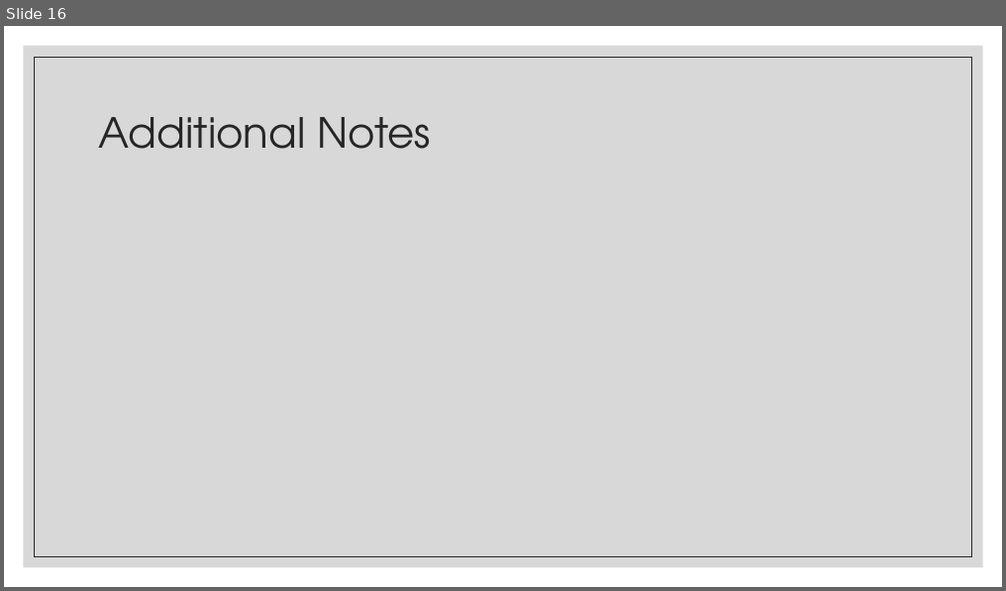
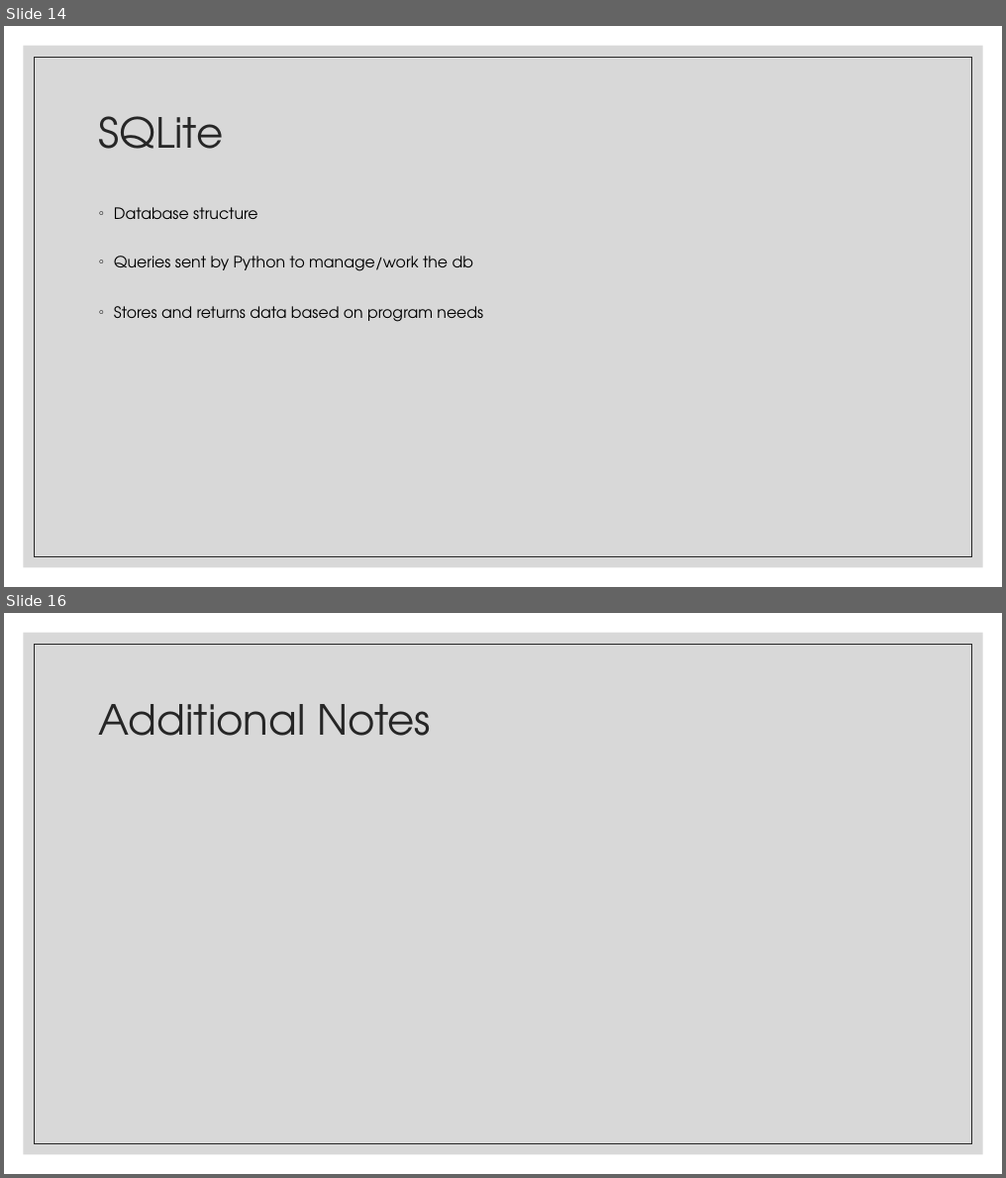
Before and after one commit to KershawK5646/CapstoneProject, a slide deck: Presentation/MakerSpace-1.pptx. Shown one above the other, each under a label of ours: slide 16 before the commit, slides 14 and 16 after it; the slides between them are not shown. The pictures are 1006x591 and 1006x1178 pixels, drawn with LibreOffice and Linux fonts; fonts in the diff are those of the drawing. Boxes give left, top, right and bottom in pixels: in the first picture for what was removed or moved away, otherwise in the second. Text is boxed around its words. In the diff, an @@ line names an element or a change of style, - is before the commit and + after.

```diff
--- a/Presentation/MakerSpace-1.pptx
+++ b/Presentation/MakerSpace-1.pptx
@@ slide 14 added at [4,26,1002,587], background #FFFFFF; not listed: 2 template elements that a slide beside it also shows @@
@@ title added at [99,116,224,149], 40 pt, text #262626 @@
+SQLite
@@ text added at [114,207,483,322], 15 pt, text #000000 @@
+◦ Database structure
+◦ Queries sent by Python to manage/work the db
+◦ Stores and returns data based on program needs
```
Also in this commit, not shown: 4 other slides added, 5 slides removed.
